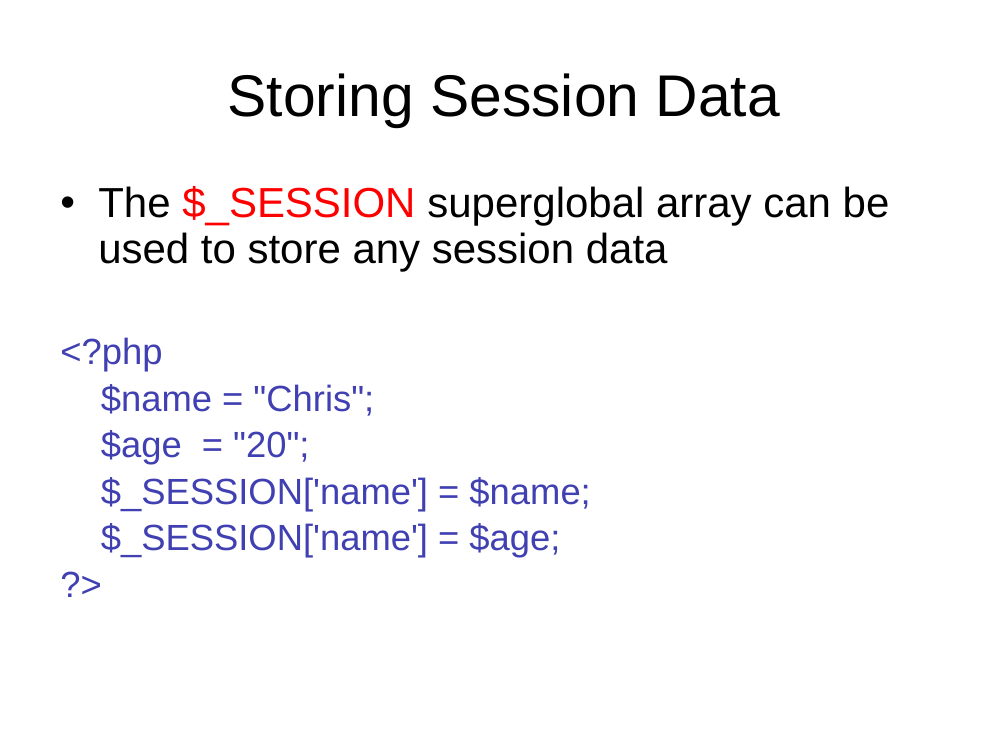
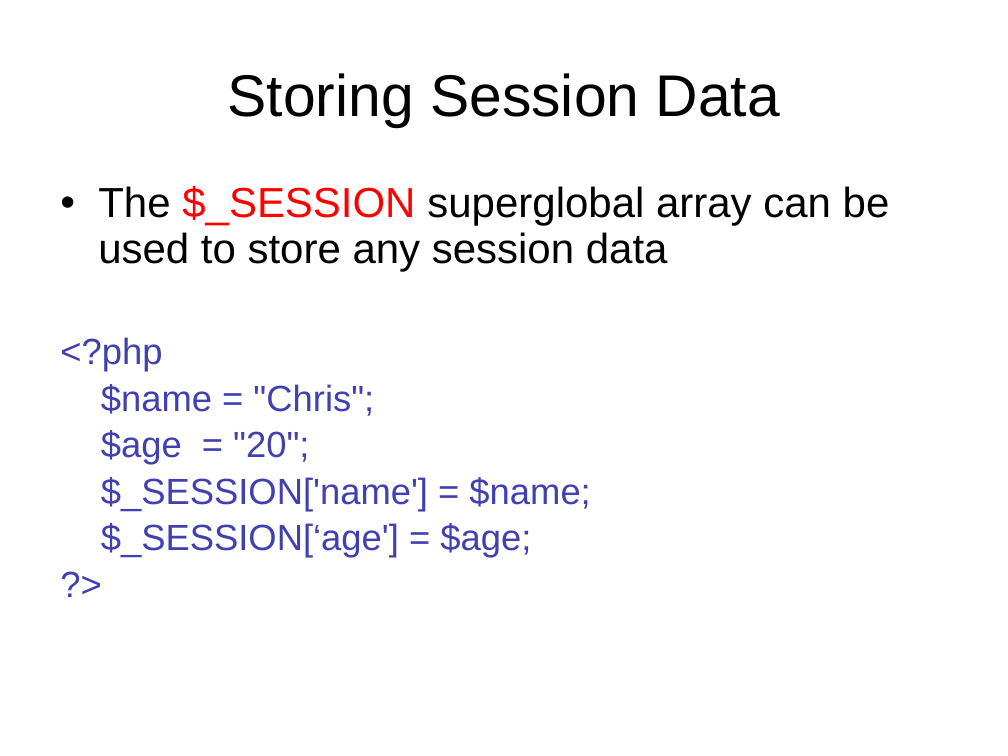
Before and after one commit to pingovn/pingo-webbasic-with-php, a slide deck: slide 23 of slides/Pingo - PHP Basics - Cookies - Sessions.pptx. Drawn at 1008x756 pixels with LibreOffice and Linux fonts; fonts in the diff are those of the drawing; background and template pictures are left out. Boxes give left, top, right and bottom in pixels: in the first picture for what was removed or moved away, otherwise in the second. Text is boxed around its words. In the diff, an @@ line names an element or a change of style, - is before the commit and + after.

Commit message:
Some minor changes on PHP Basics - Session and Cookies slide

```diff
--- a/slides/Pingo - PHP Basics - Cookies - Sessions.pptx
+++ b/slides/Pingo - PHP Basics - Cookies - Sessions.pptx
@@ text at box(101, 523, 531, 558): text changed @@
-$_SESSION['name'] = $age;
+$_SESSION[‘age'] = $age;
```
Also in this commit, not shown: 5 other slides changed.
